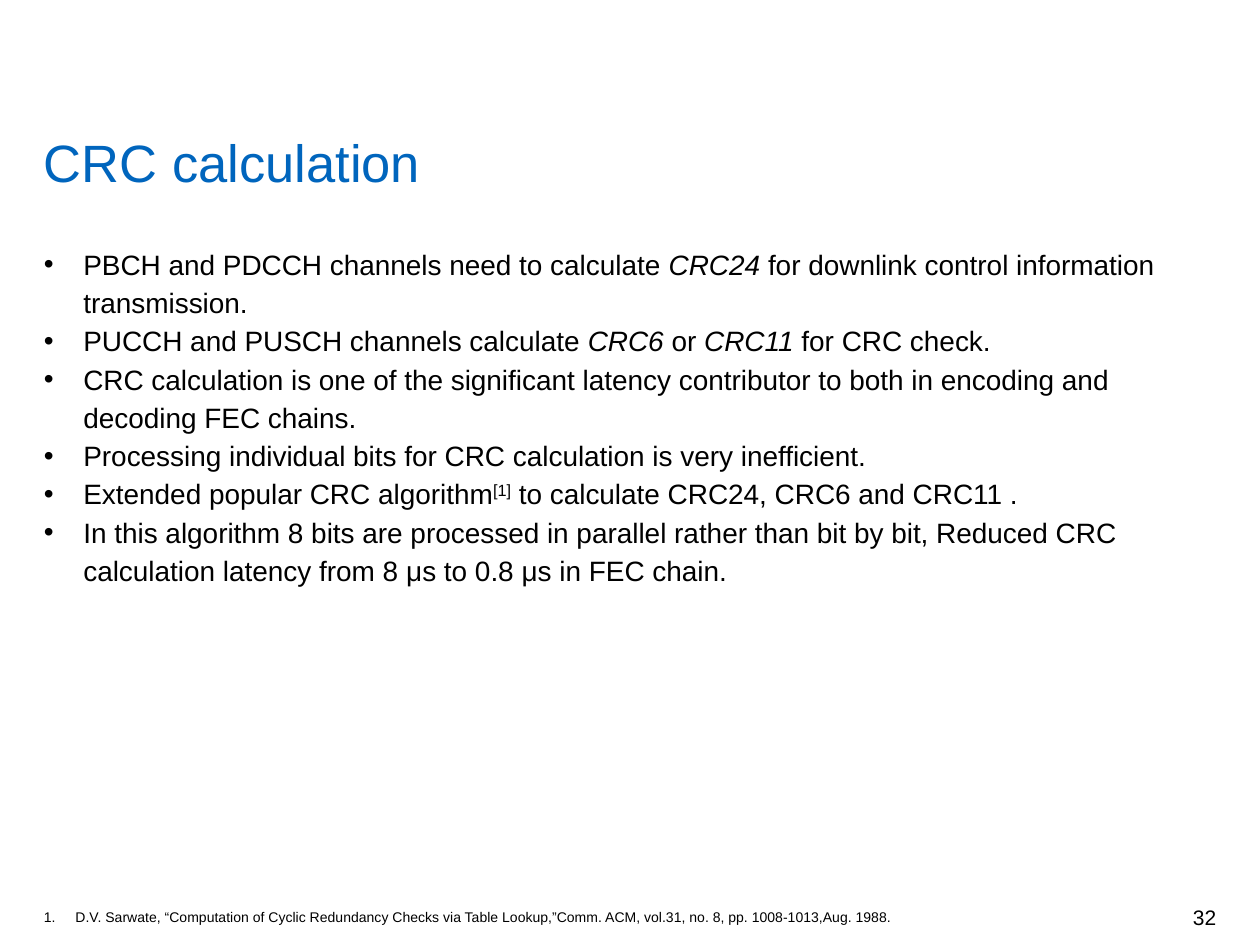
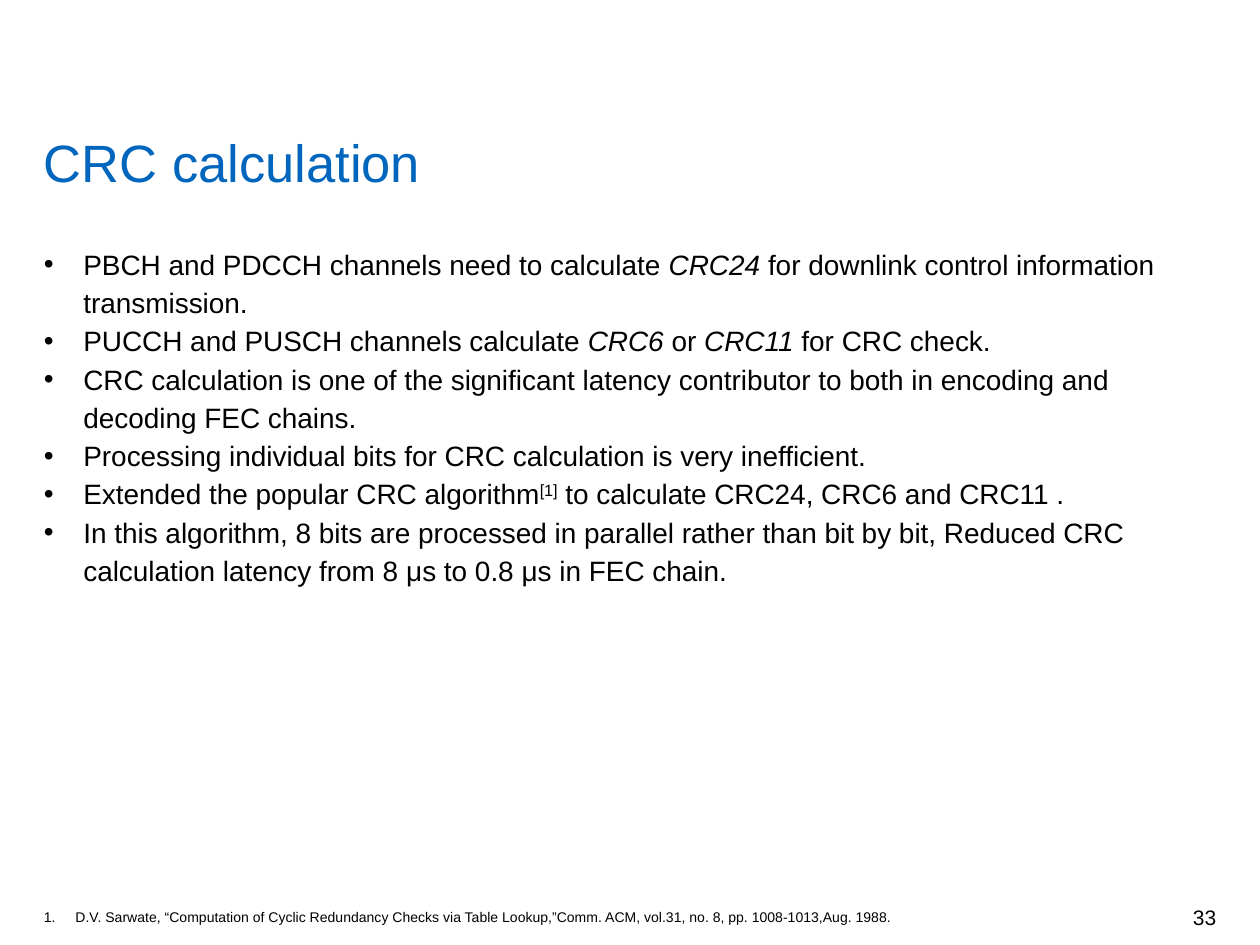
Before and after one commit to yadhu1961/thesis_5GPolorCodes, a slide deck: slide 33 of final_presentation/finalPpt.pptx (slide 32 before the commit). Drawn at 1260x945 pixels with LibreOffice and Linux fonts; fonts in the diff are those of the drawing; background and template pictures are left out. Boxes give left, top, right and bottom in pixels: in the first picture for what was removed or moved away, otherwise in the second. Text is boxed around its words. In the diff, an @@ line names an element or a change of style, - is before the commit and + after.

```diff
--- a/final_presentation/finalPpt.pptx
+++ b/final_presentation/finalPpt.pptx
@@ text at (83, 483, 1123, 586): text changed @@
-• Extended popular CRC algorithm[1] to calculate CRC24, CRC6 and CRC11 .
-• In this algorithm 8 bits are processed in parallel rather than bit by bit, Reduced CRC calculation latency from 8 μs to 0.8 μs in FEC chain.
+• Extended the popular CRC algorithm[1] to calculate CRC24, CRC6 and CRC11 .
+• In this algorithm, 8 bits are processed in parallel rather than bit by bit, Reduced CRC calculation latency from 8 μs to 0.8 μs in FEC chain.
@@ page number at (1193, 910, 1216, 926): text changed @@
-32
+33
```
Also in this commit, not shown: 17 other slides changed, 1 slide added, 3 other files.
